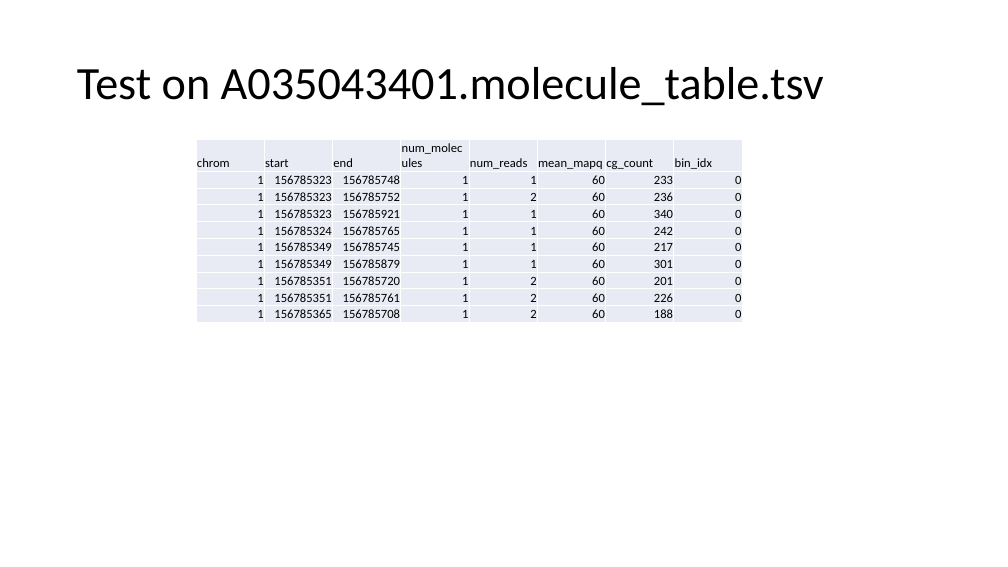
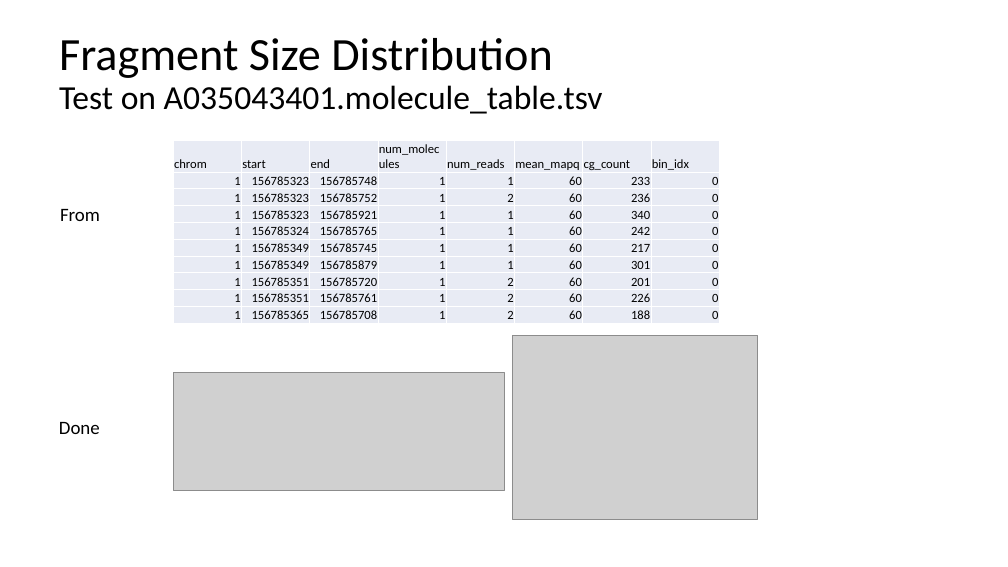
Before and after one commit to gh-xili/gh-xili, a slide deck: slide 4 of Week3/week3_cancer_fraction.pptx. Drawn at 1008x567 pixels with LibreOffice and Linux fonts; fonts in the diff are those of the drawing; grey boxes stand for pictures. Boxes give left, top, right and bottom in pixels: in the first picture for what was removed or moved away, otherwise in the second. Text is boxed around its words. In the diff, an @@ line names an element or a change of style, - is before the commit and + after.

Commit message:
some update for extract fragSize

```diff
--- a/Week3/week3_cancer_fraction.pptx
+++ b/Week3/week3_cancer_fraction.pptx
@@ title at box(59, 38, 603, 114): text changed; size 44 to 32 pt @@
-Test on A035043401.molecule_table.tsv
+Fragment Size Distribution
+Test on A035043401.molecule_table.tsv
@@ table: place and size @@
-table at box(196, 140, 740, 322)
+table at box(173, 141, 718, 323)
@@ text added at box(60, 209, 100, 221), 18 pt, text #000000 @@
+From
@@ picture added at box(513, 336, 758, 520) @@
@@ picture added at box(173, 372, 504, 491) @@
@@ text added at box(59, 422, 100, 434), 18 pt, text #000000 @@
+Done
```
Also in this commit, not shown: 1 other slide changed, 1 slide added, 4 other files.
